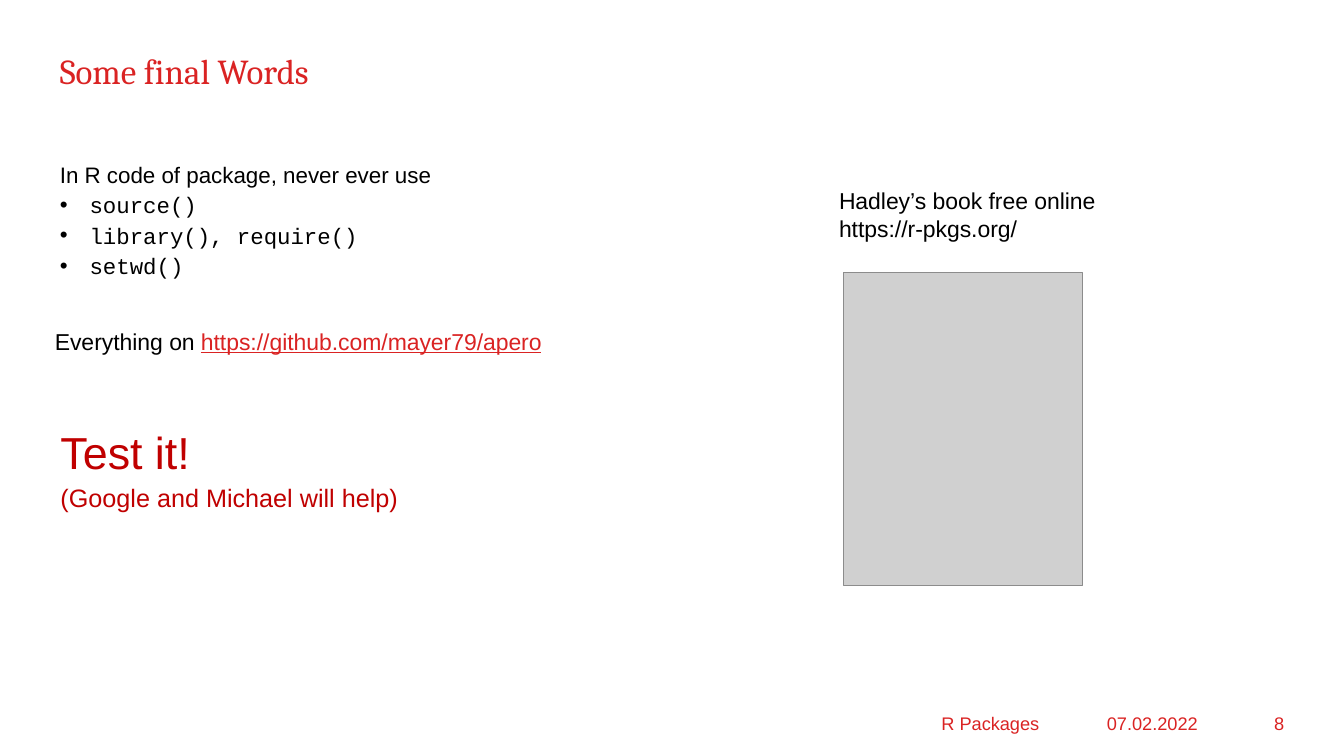
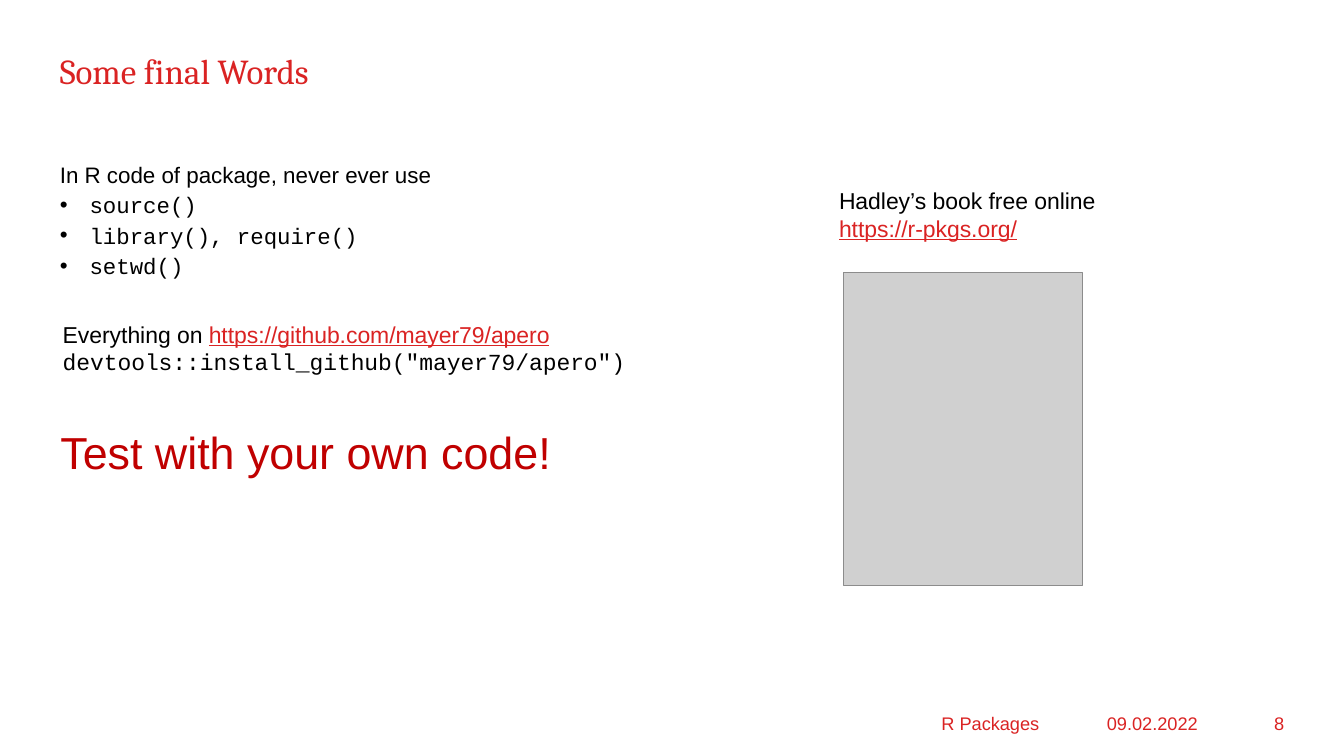
Before and after one commit to mayer79/apero, a slide deck: slide 8 of RPackage_en.pptx. Drawn at 1344x756 pixels with LibreOffice and Linux fonts; fonts in the diff are those of the drawing; grey boxes stand for pictures; background and template pictures are left out. Boxes give left, top, right and bottom in pixels: in the first picture for what was removed or moved away, otherwise in the second. Text is boxed around its words. In the diff, an @@ line names an element or a change of style, - is before the commit and + after.

```diff
--- a/RPackage_en.pptx
+++ b/RPackage_en.pptx
@@ text at [839,220,1017,242]: text colour #000000 to #DA2323, underline on in "https://r-pkgs.org/" @@
@@ text "Everything on https://github.com/mayer79/apero": place and size @@
-text "Everything on https://github.com/mayer79/apero" at [55,333,542,355]
+text "Everything on https://github.com/mayer79/apero" at [63,326,625,375]
@@ text at [63,354,625,375]: paragraph added @@
+devtools::install_github("mayer79/apero")
@@ text at [60,436,551,478]: text changed; size 18 to 32 pt @@
-Test it!
-(Google and Michael will help)
+Test with your own code!
@@ text at [1107,717,1198,730]: text changed @@
-07.02.2022
+09.02.2022
```
Also in this commit, not shown: 6 other slides changed, 9 other files.
